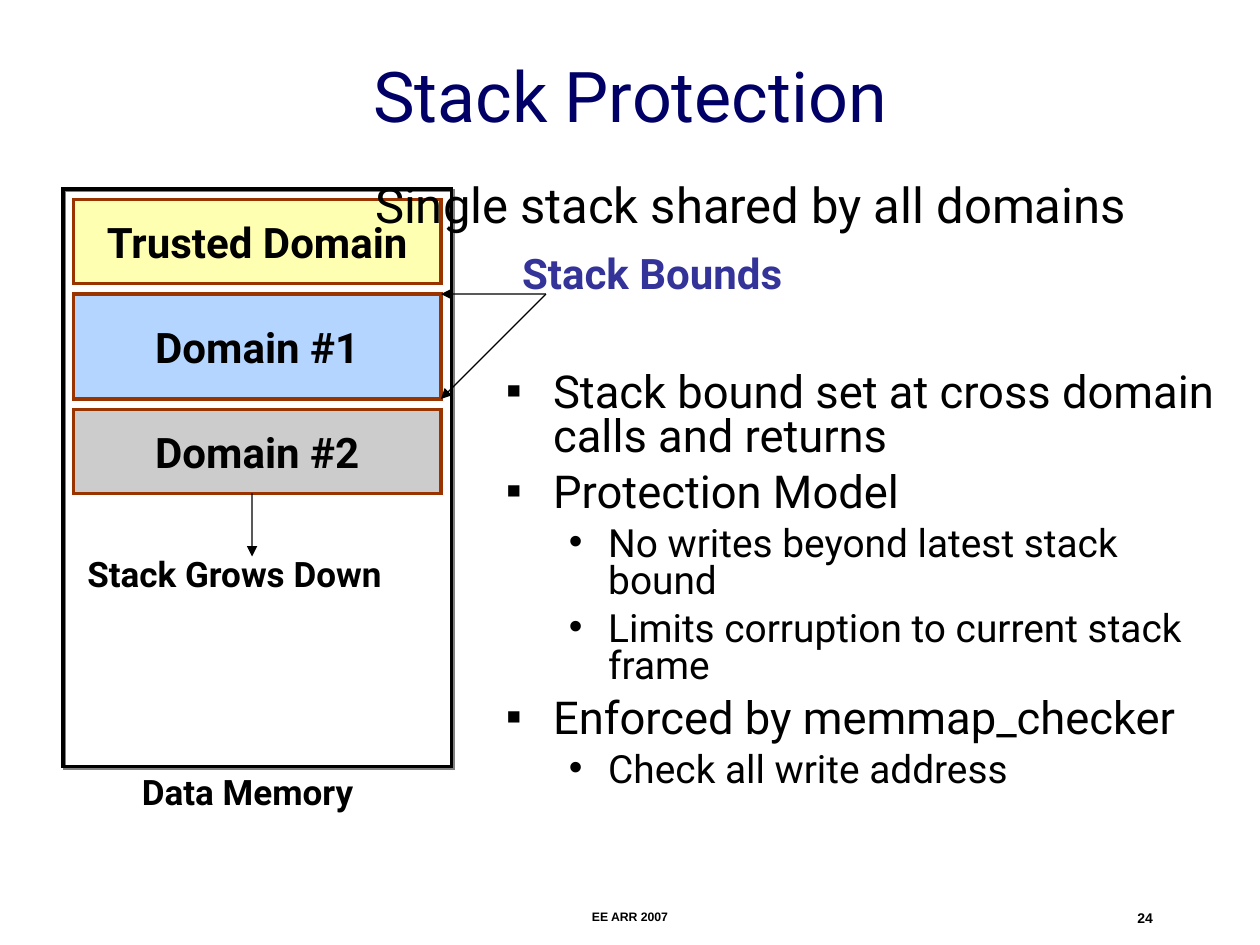
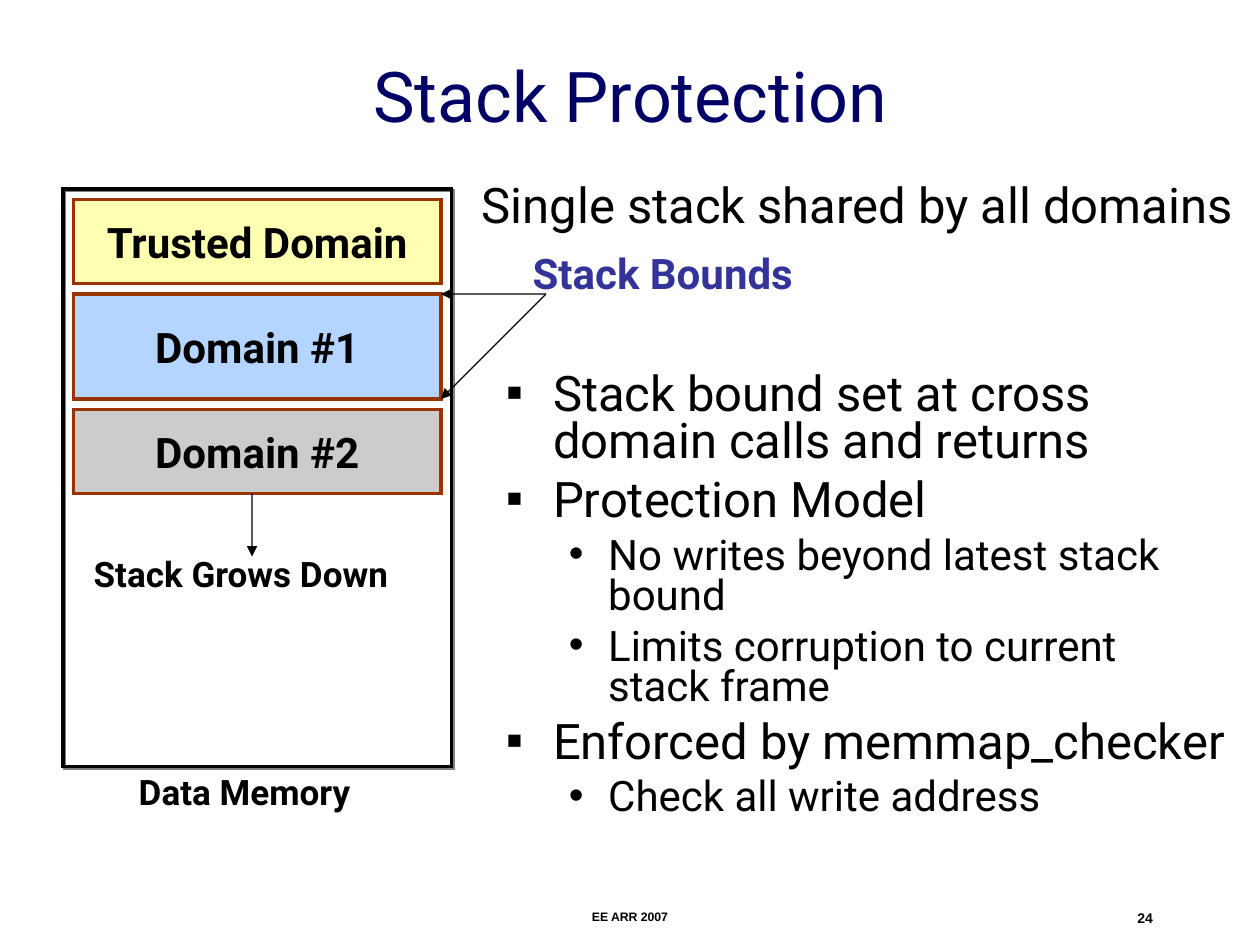
Before and after one commit to nesl/umpu, a slide deck: slide 24 of docs/ee-arr-2007/ee-arr.ppt. Drawn at 1260x945 pixels with LibreOffice and Linux fonts; fonts in the diff are those of the drawing. Boxes give left, top, right and bottom in pixels: in the first picture for what was removed or moved away, otherwise in the second. Text is boxed around its words. In the diff, an @@ line names an element or a change of style, - is before the commit and + after.

```diff
--- a/docs/ee-arr-2007/ee-arr.ppt
+++ b/docs/ee-arr-2007/ee-arr.ppt
@@ text "Single stack shared by all ..." rewrapped from (375,178,1125,235) to (482,186,1232,234) @@
@@ text "Stack Bounds": place and size @@
-text "Stack Bounds" at (522,257,782,300)
+text "Stack Bounds" at (533,257,793,300)
@@ text "Stack bound set at cross ..." at (553,374,1225,812): size 25.9 to 28 pt in "Stack bound set at cross domain calls ...", "Protection Model", "Enforced by memmap_checker"; size 22.2 to 24 pt in "No writes beyond latest stack bound", "Limits corruption to current stack frame", "Check all write address" @@
@@ text "Stack Grows Down": place and size @@
-text "Stack Grows Down" at (87,555,382,588)
+text "Stack Grows Down" at (94,555,388,588)
```
Also in this commit, not shown: 20 other slides changed, 2 other files.
